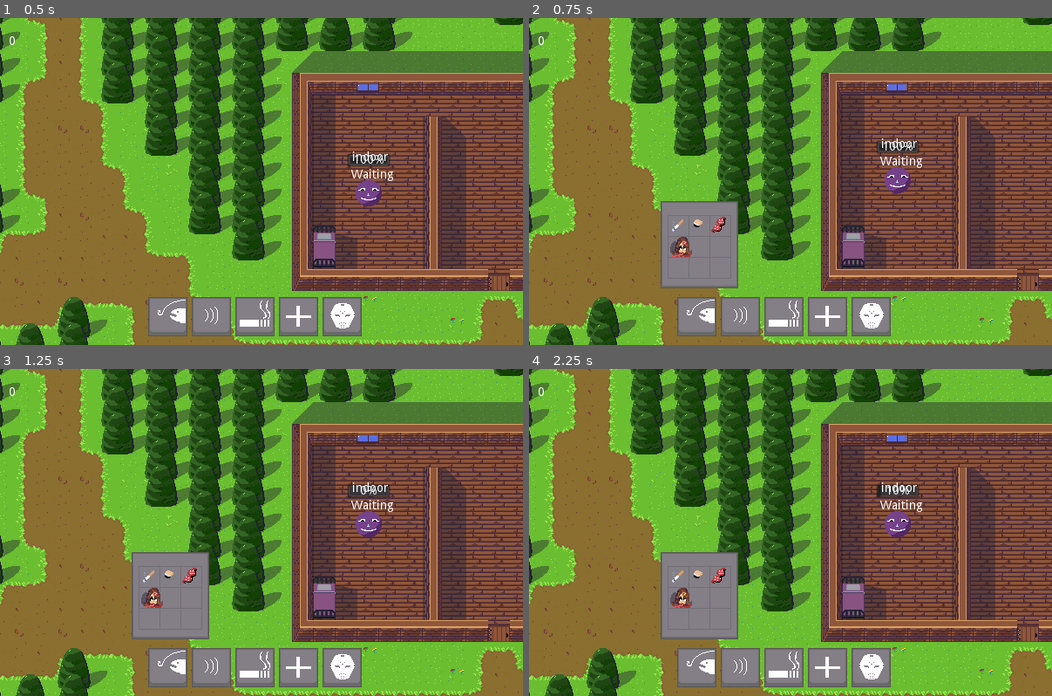
Above: before the commit, frames 1-4 (two rows, left to right).
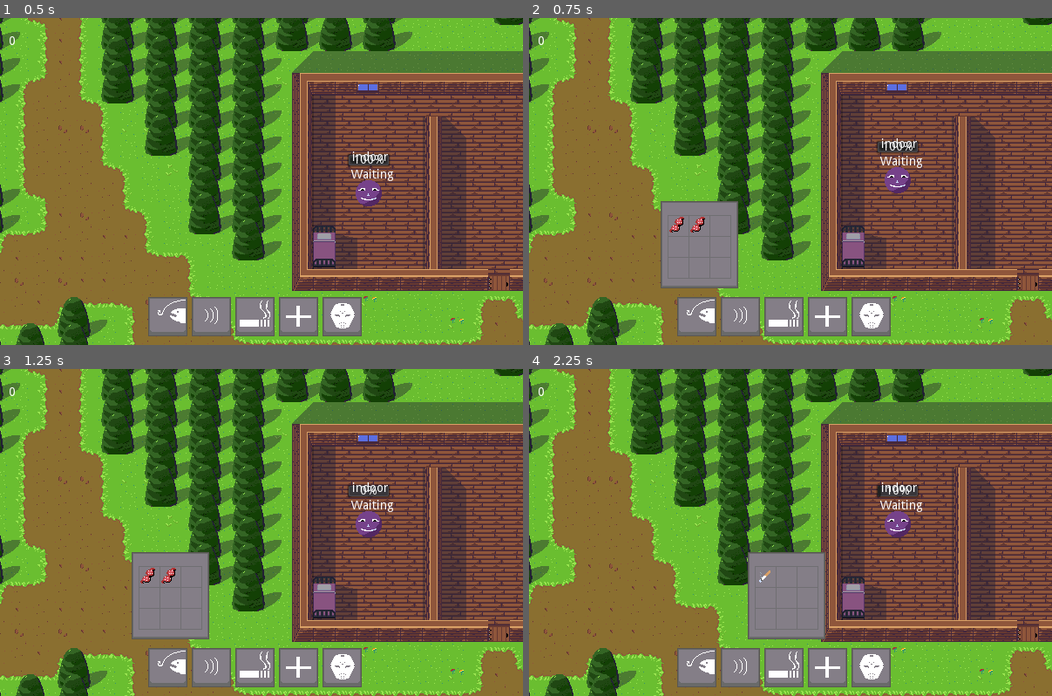
Above: after the commit, the same moments.

Repository: LucasCyka/The-Killer
Game: Godot game, scene res://scenes/prototype2.tscn
Same seed, same stepped clock (60 frames per second), same inputs: the game is played once before the commit and once after it. The engine's default icon, where the game draws it, is replaced by a stand-in: a white triangle on a blue panel in a dark square.
Inputs (mouse positions are in pixels of both pictures, inside the frame that each line leads up to):
- Up to frame 1 (0.5 s): no input
- Up to frame 2 (0.75 s): click (696, 315) at 0.5 s
- Up to frame 3 (1.25 s): no input
- Up to frame 4 (2.25 s): click (738, 666) at 1.25 s; click (785, 666) at 2 s

Frame 1 is identical in both runs. In frame 2, 0.4% of the frame differs, in the area x 26-38%, y 60-74%; in frame 3, 0.4%; in frame 4, 7.9%, in the area x 25-57%, y 56-83%.

Commit message:
UI changes
- Now the player can select more than one trap from the a list.

- Trap data is now loaded from .json file in Game.gd

Diff:
--- a/resources/json/traps.json
+++ b/resources/json/traps.json
@@ -1,11 +1,11 @@
 {"Traps":{
 
   "BUMP":{
-    "ID": [],
-    "Icon":[],
-	"Fear":[],
-	"Curiosity":[],
-    "Price": []
+    "ID": ["0"],
+    "Icon":["/knock1.png"],
+	"Fear":["2"],
+	"Curiosity":["20"],
+    "Price": ["4"]
   },
 
   "LURE":{
@@ -17,19 +17,19 @@
   },
 
   "MISC":{
-    "ID": [],
-    "Icon":[],
-	"Fear":[],
-	"Curiosity":[],
-    "Price": []
+    "ID": ["0"],
+    "Icon":["/misc1.png"],
+	"Fear":["100"],
+	"Curiosity":["0"],
+    "Price": ["10"]
   },
 
   "VICE":{
-    "ID": [],
-    "Icon":[],
-	"Fear":[],
-	"Curiosity":[],
-    "Price": []
+    "ID": ["0"],
+    "Icon":["/cigarette1.png"],
+	"Fear":["1"],
+	"Curiosity":["10"],
+    "Price": ["4"]
   }
 
 }}
--- a/resources/json/traps_by_level.json
+++ b/resources/json/traps_by_level.json
@@ -1,10 +1,10 @@
 {"Traps":{
 
 	"res://scenes/prototype2.tscn":{
-		"BUMP":[],
-		"LURE":["0"],
-		"MISC":[],
-		"VICE":[]
+		"BUMP":["0"],
+		"LURE":["0","0"],
+		"MISC":["0"],
+		"VICE":["0"]
 
 	},
 
--- a/scenes/GameUI.tscn
+++ b/scenes/GameUI.tscn
@@ -9,14 +9,10 @@
 [ext_resource path="res://sprites/gui/bumobtn_prototype.png" type="Texture" id=7]
 [ext_resource path="res://sprites/gui/vicebtn_prototype.png" type="Texture" id=8]
 [ext_resource path="res://sprites/gui/miscbtn_prototype.png" type="Texture" id=9]
-[ext_resource path="res://sprites/traps/cigarette1.png" type="Texture" id=10]
-[ext_resource path="res://sprites/traps/knock1.png" type="Texture" id=11]
-[ext_resource path="res://sprites/traps/lure1.png" type="Texture" id=12]
-[ext_resource path="res://sprites/traps/misc1.png" type="Texture" id=13]
-[ext_resource path="res://sprites/gui/traps_panel.png" type="Texture" id=14]
-[ext_resource path="res://scripts/MiscUI.gd" type="Script" id=15]
-[ext_resource path="res://sprites/gui/hunt_btn.png" type="Texture" id=16]
-[ext_resource path="res://scripts/InfoUI.gd" type="Script" id=17]
+[ext_resource path="res://sprites/gui/traps_panel.png" type="Texture" id=10]
+[ext_resource path="res://scripts/MiscUI.gd" type="Script" id=11]
+[ext_resource path="res://sprites/gui/hunt_btn.png" type="Texture" id=12]
+[ext_resource path="res://scripts/InfoUI.gd" type="Script" id=13]
 
 [node name="GameUI" type="Control"]
 anchor_right = 1.0
@@ -93,6 +89,7 @@
 script = ExtResource( 5 )
 
 [node name="TrapsPanel" type="Container" parent="Canvas/TrapsUI"]
+editor/display_folded = true
 margin_left = 170.147
 margin_top = 320.0
 margin_right = 415.148
@@ -122,7 +119,6 @@
 texture_normal = ExtResource( 9 )
 
 [node name="TrapsSelection" type="Control" parent="Canvas/TrapsUI"]
-editor/display_folded = true
 visible = false
 margin_right = 40.0
 margin_bottom = 40.0
@@ -136,28 +132,24 @@
 margin_top = 227.0
 margin_right = 183.0
 margin_bottom = 250.0
-texture_normal = ExtResource( 10 )
 
 [node name="Slot2" type="TextureButton" parent="Canvas/TrapsUI/TrapsSelection/GridSlots"]
 margin_left = 184.0
 margin_top = 227.0
 margin_right = 207.0
 margin_bottom = 250.0
-texture_normal = ExtResource( 11 )
 
 [node name="Slot3" type="TextureButton" parent="Canvas/TrapsUI/TrapsSelection/GridSlots"]
 margin_left = 208.0
 margin_top = 227.0
 margin_right = 231.0
 margin_bottom = 250.0
-texture_normal = ExtResource( 12 )
 
 [node name="Slot4" type="TextureButton" parent="Canvas/TrapsUI/TrapsSelection/GridSlots"]
 margin_left = 160.0
 margin_top = 251.0
 margin_right = 187.0
 margin_bottom = 274.0
-texture_normal = ExtResource( 13 )
 
 [node name="Slot5" type="TextureButton" parent="Canvas/TrapsUI/TrapsSelection/GridSlots"]
 margin_left = 184.0
--- a/scenes/prototype2.tscn
+++ b/scenes/prototype2.tscn
@@ -2,37 +2,37 @@
 
 [ext_resource path="res://scripts/Game.gd" type="Script" id=1]
 [ext_resource path="res://scenes/PlayerController.tscn" type="PackedScene" id=2]
-[ext_resource path="res://scenes/Teenager.tscn" type="PackedScene" id=3]
-[ext_resource path="res://resources/tilesets/routineAI.tres" type="TileSet" id=4]
-[ext_resource path="res://resources/tilesets/floor.tres" type="TileSet" id=5]
-[ext_resource path="res://resources/tilesets/trees1.tres" type="TileSet" id=6]
-[ext_resource path="res://resources/tilesets/wooden_buildings.tres" type="TileSet" id=7]
-[ext_resource path="res://sprites/tilesets/autotile1_water.png" type="Texture" id=8]
-[ext_resource path="res://resources/tilesets/floor_autotile.tres" type="TileSet" id=9]
-[ext_resource path="res://sprites/misc/shadow_tile.png" type="Texture" id=10]
-[ext_resource path="res://sprites/misc/shadow_tile2.png" type="Texture" id=11]
-[ext_resource path="res://sprites/prototype/misc/spawn_point.png" type="Texture" id=12]
-[ext_resource path="res://resources/tilesets/indoor_detection.tres" type="TileSet" id=13]
-[ext_resource path="res://scripts/IndoorDetection.gd" type="Script" id=14]
-[ext_resource path="res://sprites/misc/path_0.png" type="Texture" id=15]
-[ext_resource path="res://sprites/misc/path_1.png" type="Texture" id=16]
-[ext_resource path="res://sprites/misc/shadow.png" type="Texture" id=17]
-[ext_resource path="res://sprites/misc/shadow_interior.png" type="Texture" id=18]
-[ext_resource path="res://sprites/world_objects/female_bed_iteration1.png" type="Texture" id=19]
-[ext_resource path="res://sprites/world_objects/door.png" type="Texture" id=20]
-[ext_resource path="res://sprites/world_objects/pier_testing.png" type="Texture" id=21]
-[ext_resource path="res://sprites/prototype/characters/female_iteration1_side.png" type="Texture" id=22]
-[ext_resource path="res://sprites/world_objects/boat2.png" type="Texture" id=23]
-[ext_resource path="res://sprites/world_objects/boat3.png" type="Texture" id=24]
-[ext_resource path="res://sprites/world_objects/boat4.png" type="Texture" id=25]
-[ext_resource path="res://sprites/world_objects/boat5.png" type="Texture" id=26]
-[ext_resource path="res://sprites/world_objects/boat6.png" type="Texture" id=27]
-[ext_resource path="res://sprites/world_objects/boat.png" type="Texture" id=28]
-[ext_resource path="res://scenes/GameUI.tscn" type="PackedScene" id=29]
+[ext_resource path="res://scenes/GameUI.tscn" type="PackedScene" id=3]
+[ext_resource path="res://scenes/Teenager.tscn" type="PackedScene" id=4]
+[ext_resource path="res://resources/tilesets/routineAI.tres" type="TileSet" id=5]
+[ext_resource path="res://resources/tilesets/floor.tres" type="TileSet" id=6]
+[ext_resource path="res://resources/tilesets/trees1.tres" type="TileSet" id=7]
+[ext_resource path="res://resources/tilesets/wooden_buildings.tres" type="TileSet" id=8]
+[ext_resource path="res://sprites/tilesets/autotile1_water.png" type="Texture" id=9]
+[ext_resource path="res://resources/tilesets/floor_autotile.tres" type="TileSet" id=10]
+[ext_resource path="res://sprites/misc/shadow_tile.png" type="Texture" id=11]
+[ext_resource path="res://sprites/misc/shadow_tile2.png" type="Texture" id=12]
+[ext_resource path="res://sprites/prototype/misc/spawn_point.png" type="Texture" id=13]
+[ext_resource path="res://resources/tilesets/indoor_detection.tres" type="TileSet" id=14]
+[ext_resource path="res://scripts/IndoorDetection.gd" type="Script" id=15]
+[ext_resource path="res://sprites/misc/path_0.png" type="Texture" id=16]
+[ext_resource path="res://sprites/misc/path_1.png" type="Texture" id=17]
+[ext_resource path="res://sprites/misc/shadow.png" type="Texture" id=18]
+[ext_resource path="res://sprites/misc/shadow_interior.png" type="Texture" id=19]
+[ext_resource path="res://sprites/world_objects/female_bed_iteration1.png" type="Texture" id=20]
+[ext_resource path="res://sprites/world_objects/door.png" type="Texture" id=21]
+[ext_resource path="res://sprites/world_objects/pier_testing.png" type="Texture" id=22]
+[ext_resource path="res://sprites/prototype/characters/female_iteration1_side.png" type="Texture" id=23]
+[ext_resource path="res://sprites/world_objects/boat2.png" type="Texture" id=24]
+[ext_resource path="res://sprites/world_objects/boat3.png" type="Texture" id=25]
+[ext_resource path="res://sprites/world_objects/boat4.png" type="Texture" id=26]
+[ext_resource path="res://sprites/world_objects/boat5.png" type="Texture" id=27]
+[ext_resource path="res://sprites/world_objects/boat6.png" type="Texture" id=28]
+[ext_resource path="res://sprites/world_objects/boat.png" type="Texture" id=29]
 
 [sub_resource type="TileSet" id=1]
 0/name = "autotile1_water.png 0"
-0/texture = ExtResource( 8 )
+0/texture = ExtResource( 9 )
 0/tex_offset = Vector2( 0, 0 )
 0/modulate = Color( 1, 1, 1, 1 )
 0/region = Rect2( 0, 0, 225, 100 )
@@ -126,9 +126,12 @@
 
 [node name="PlayerController" parent="." instance=ExtResource( 2 )]
 
+[node name="GameUI" parent="." instance=ExtResource( 3 )]
+
 [node name="AI" type="YSort" parent="."]
-
-[node name="Teenager" parent="AI" instance=ExtResource( 3 )]
+editor/display_folded = true
+
+[node name="Teenager" parent="AI" instance=ExtResource( 4 )]
 editor/display_folded = true
 position = Vector2( 768.593, 241.677 )
 gender = 1
@@ -152,16 +155,17 @@
 [node name="Routine" type="TileMap" parent="AI/Teenager2/Routines"]
 visible = false
 z_index = 1
-tile_set = ExtResource( 4 )
+tile_set = ExtResource( 5 )
 cell_size = Vector2( 25, 25 )
 format = 1
 tile_data = PoolIntArray( -851902, 4, 0, -851901, 26, 0, -851900, 32, 0, -786366, 5, 0, -786365, 27, 0, -786364, 32, 0, 524327, 0, 0, 524328, 27, 0, 524329, 30, 0, 589863, 1, 0, 589864, 27, 0, 589865, 30, 0 )
 
 [node name="Tiles" type="Node" parent="."]
+editor/display_folded = true
 
 [node name="Floor" type="TileMap" parent="Tiles"]
 z_index = -2
-tile_set = ExtResource( 5 )
+tile_set = ExtResource( 6 )
 cell_size = Vector2( 25, 25 )
 cell_quadrant_size = 1
 cell_y_sort = true
@@ -248,69 +252,67 @@
 visible = false
 position = Vector2( 873.126, 200.078 )
 scale = Vector2( 2.31103, 1.80722 )
-texture = ExtResource( 17 )
+texture = ExtResource( 18 )
 flip_h = true
 
 [node name="Shadow2" type="Sprite" parent="WorldSprites"]
 visible = false
 position = Vector2( 948.935, -36.9515 )
 scale = Vector2( 2.31103, 1.50895 )
-texture = ExtResource( 17 )
+texture = ExtResource( 18 )
 flip_h = true
 
 [node name="Shadow3" type="Sprite" parent="WorldSprites"]
 visible = false
 position = Vector2( 611.149, 195.039 )
 scale = Vector2( 1.23358, 1.50895 )
-texture = ExtResource( 18 )
+texture = ExtResource( 19 )
 flip_h = true
 
 [node name="Shadow4" type="Sprite" parent="WorldSprites"]
 visible = false
 position = Vector2( 871.149, -44.961 )
 scale = Vector2( 1.23358, 1.50895 )
-texture = ExtResource( 18 )
+texture = ExtResource( 19 )
 flip_h = true
 
 [node name="Shadow5" type="Sprite" parent="WorldSprites"]
 visible = false
 position = Vector2( 710.905, -19.7342 )
 scale = Vector2( 1.23358, 0.96057 )
-texture = ExtResource( 18 )
+texture = ExtResource( 19 )
 flip_h = true
 
 [node name="Bed" type="Sprite" parent="WorldSprites"]
 position = Vector2( 731.401, 276.005 )
 z_index = -1
-texture = ExtResource( 19 )
+texture = ExtResource( 20 )
 
 [node name="Door" type="Sprite" parent="WorldSprites"]
 position = Vector2( 912.755, 315.864 )
 z_index = 2
-texture = ExtResource( 20 )
+texture = ExtResource( 21 )
 
 [node name="Door2" type="Sprite" parent="WorldSprites"]
 position = Vector2( 1089.06, 191.933 )
 scale = Vector2( 1.08658, 1 )
 z_index = 2
-texture = ExtResource( 20 )
+texture = ExtResource( 21 )
 
 [node name="Pier" type="Sprite" parent="WorldSprites"]
 position = Vector2( 894.745, 776.968 )
 z_index = 2
-texture = ExtResource( 21 )
+texture = ExtResource( 22 )
 
 [node name="Sprite2" type="Sprite" parent="WorldSprites"]
 visible = false
 position = Vector2( 830.588, 662.242 )
 z_index = 2
-texture = ExtResource( 22 )
+texture = ExtResource( 23 )
 
 [node name="Boat" type="AnimatedSprite" parent="WorldSprites"]
 position = Vector2( 799.806, 848.917 )
 z_index = 1
 frames = SubResource( 5 )
-frame = 3
+frame = 1
 playing = true
-
-[node name="GameUI" parent="." instance=ExtResource( 29 )]
--- a/scenes/traps/LureTrap.tscn
+++ b/scenes/traps/LureTrap.tscn
@@ -23,7 +23,7 @@
 "lure",
 ]]
 editor/display_folded = true
-z_index = 1
+z_index = 2
 frames = SubResource( 1 )
 animation = "0"
 
--- a/scripts/Game.gd
+++ b/scripts/Game.gd
@@ -1,9 +1,12 @@
 extends Node2D
 
 """
-	Control lots of the aspects about the gameplay.
+	Control several aspects of the gameplay.
 	Things like game over events, points distribution, world information etc...
 """
+
+#the game has been loaded
+signal loaded
 
 enum MODE {
 	PLANNING,
@@ -12,14 +15,22 @@
 }
 
 var current_mode = MODE.PLANNING setget set_current_mode, get_current_mode
+#traps on this level
+var traps_data = {}
 
 #user interface
 onready var ui = $GameUI
+#types of traps
+onready var trap_enum = preload("res://scripts/Traps.gd").TYPES
 
 #INITIALIZE
 func _ready():
 	#A* pathfinding
 	star.init($Tiles/Path,Vector2(25,25),false)
+	#loads traps information for this level
+	load_trap_info()
+
+	emit_signal("loaded")
 
 #return all the teenagers in the game
 func get_teenagers():
@@ -110,3 +121,66 @@
 #get current level path
 func get_level():
 	return self.filename
+
+#return the traps (for this level) of a given type
+func get_traps(type):
+	return traps_data[type]
+
+#loads data from all traps available in this level
+func load_trap_info():
+	var traps = {} #traps.json
+	var traps_in_level = {} #traps_by_level.json
+
+	#dictionary structury
+	traps_data = {
+	trap_enum.BUMP:{"ID":[],"Icon":[],"Fear":[],"Curiosity":[],"Price":[]},
+	trap_enum.LURE:{"ID":[],"Icon":[],"Fear":[],"Curiosity":[],"Price":[]},
+	trap_enum.MISC:{"ID":[],"Icon":[],"Fear":[],"Curiosity":[],"Price":[]},
+	trap_enum.VICE:{"ID":[],"Icon":[],"Fear":[],"Curiosity":[],"Price":[]}
+	}
+
+	#all traps
+	var file = File.new()
+	file.open("res://resources/json/traps.json",File.READ)
+	traps = file.get_as_text()
+	file.close()
+	traps = parse_json(traps)
+
+	#traps in this level
+	file.open("res://resources/json/traps_by_level.json",File.READ)
+	traps_in_level = file.get_as_text()
+	file.close()
+	traps_in_level = parse_json(traps_in_level)
+
+	#assign the traps for this level to the dictionary
+	for type in traps_in_level['Traps'][get_level()]:
+		if traps_in_level['Traps'][get_level()][type].size()>= 1:
+			for trap in traps_in_level['Traps'][get_level()][type]:
+
+				#trap data
+				var _type = type
+				var id = int(trap)
+				var icon = traps['Traps'][type]['Icon'][id]
+				var fear = int(traps['Traps'][type]['Fear'][id])
+				var curiosity = int(traps['Traps'][type]['Curiosity'][id])
+				var price = int(traps['Traps'][type]['Price'][id])
+
+				#change the trap type to an enum
+				match type:
+					"BUMP":
+							_type = trap_enum.BUMP
+					"LURE":
+							_type = trap_enum.LURE
+					"MISC":
+							_type = trap_enum.MISC
+					"VICE":
+							_type = trap_enum.VICE
+					_:
+							_type = trap_enum.NULL
+
+				#assign data
+				traps_data[_type]['ID'].append(id)
+				traps_data[_type]['Icon'].append(icon)
+				traps_data[_type]['Fear'].append(fear)
+				traps_data[_type]['Curiosity'].append(curiosity)
+				traps_data[_type]['Price'].append(price)
--- a/scripts/GameUI.gd
+++ b/scripts/GameUI.gd
@@ -15,14 +15,17 @@
 var info_ui = null
 var game = null
 
+#only initialize the UI when the game is fully loaded
+func _ready():
+	game = get_parent()
+	game.connect("loaded",self,"init")
+
 #instantiate and initialize ui elements
-func _ready():
+func init():
 	teenager_panel = get_node("Canvas/TeenagerInfo")
 	traps_ui = get_node("Canvas/TrapsUI")
 	misc_ui = get_node("Canvas/MiscUI")
 	info_ui = get_node("Canvas/InfoUI")
-
-	game = get_parent()
 
 	teenager_panel.init(self)
 	traps_ui.init(self)
@@ -56,6 +59,7 @@
 #return all the buttons used in the ui
 func get_buttons():
 	var buttons = traps_ui.get_child(0).get_children()
+	buttons = buttons + traps_ui.get_child(1).get_child(0).get_children()
 	buttons = buttons + misc_ui.get_child(0).get_children()
 
 	for element in buttons:
--- a/scripts/TrapsUI.gd
+++ b/scripts/TrapsUI.gd
@@ -8,10 +8,18 @@
 
 var base = null
 var is_ui_occupied = false setget set_is_ui_occupied
-var traps_data = {}
+var selection_page = 1
 
 #world nodes
 onready var selection_panel = $TrapsSelection
+#types of traps
+onready var trap_enum = preload("res://scripts/Traps.gd").TYPES
+
+#traps avaialbe in this level
+var bump = {}
+var lure = {}
+var misc = {}
+var vice = {}
 
 #constructor
 func init(base):
@@ -20,35 +28,54 @@
 	self.base.connect("element_mouse_hover",self,"set_is_ui_occupied",[true])
 	self.base.connect("element_mouse_exit",self,"set_is_ui_occupied",[false])
 
-	load_trap_info()
+	#loads trap data
+	bump = base.game.get_traps(trap_enum.BUMP)
+	lure = base.game.get_traps(trap_enum.LURE)
+	misc = base.game.get_traps(trap_enum.MISC)
+	vice = base.game.get_traps(trap_enum.VICE)
 
-#TODO: open a panel showing all the lure traps available for this level
+#close the selection panel
+func _input(event):
+	if Input.is_action_just_pressed("cancel_input"):
+		close_selection()
+	pass
+
+#open a panel showing all the lure traps available for this level
 func lure_btn():
-	selection_panel.show()
-	#only spawn the first lure trap for now...
-	#var lure = preload("res://scenes/traps/LureTrap.tscn").instance()
-	#lure.init(base.game,base.get_lure_tilemap(),lure,self)
-	#base.game.add_child(lure)
+	fill_grid(lure,trap_enum.LURE)
+	show_selection($TrapsPanel/LureBtn.get_rect().position)
 
-#TODO: open a panel showing all the misc traps available for this level
+#open a panel showing all the misc traps available for this level
 func misc_btn():
+	fill_grid(misc,trap_enum.MISC)
+	show_selection($TrapsPanel/MiscBtn.get_rect().position)
+	"""
 	#only spawn the first misc trap for now...
 	var misc = preload("res://scenes/traps/MiscTrap.tscn").instance()
 	misc.init(base.game,base.get_lure_tilemap(),misc,self)
 	base.game.add_child(misc)
+	"""
 
-#TODO: open a panel showing all the vice traps available for this level
+#open a panel showing all the vice traps available for this level
 func vice_btn():
+	fill_grid(vice,trap_enum.VICE)
+	show_selection($TrapsPanel/ViceBtn.get_rect().position)
+	"""
 	#only spawn the first misc trap for now...
 	var vice = preload("res://scenes/traps/ViceTrap.tscn").instance()
 	vice.init(base.game,base.get_lure_tilemap(),vice,self)
 	base.game.add_child(vice)
+	"""
 
-#TODO: open a panel showing all the bump traps available for this level
+#open a panel showing all the bump traps available for this level
 func bump_btn():
+	fill_grid(bump,trap_enum.BUMP)
+	show_selection($TrapsPanel/BumpBtn.get_rect().position)
+	"""
 	var bump = preload("res://scenes/traps/BumpTrap.tscn").instance()
 	bump.init(base.game,base.get_bump_tilemap(),bump,self)
 	base.game.add_child(bump)
+	"""
 
 #when the player is using the ui interface
 func set_is_ui_occupied(value):
@@ -61,14 +88,75 @@
 func _on_new_trap():
 	emit_signal("new_trap")
 
-#loads data from all traps available in this level
-func load_trap_info():
-	var traps = {} #traps.json
-	var traps_in_level = {} #traps_by_level.json
+#fill each button at the traps selections panel with a trap of a given type
+func fill_grid(data,type):
+	var buttons = selection_panel.get_node("GridSlots").get_children()
+	var row = 0
+	clear_buttons()
+	for trap in data['ID']:
+		if row > (selection_page * 9)-1:
+			#only fill the buttons till a certain amount
+			break
 
-	var file = File.new()
-	file.open("res://resources/json/traps.json",File.READ)
-	traps = file.get_as_text()
-	traps = parse_json(traps)
+		#trap data
+		var texture = load("res://sprites/traps/" + data['Icon'][trap])
+		var price = data['Price'][trap]
+		var fear = data['Fear'][trap]
+		var curiosity = data['Curiosity'][trap]
 
-	pass
+		#button's texture
+		buttons[row].texture_normal = texture
+
+		#signals
+		buttons[row].connect("pressed",self,"add_trap",[price,type,trap,fear,curiosity])
+
+		row += 1
+
+#check if the player has the points to 'buy' a given trap, if so, then
+#instantiate it.
+func add_trap(price,type,id,fear,curiosity):
+	#TODO: check the price before adding the trap
+	#TODO: pass all the parameters for the trap
+
+
+	match type:
+		trap_enum.BUMP:
+
+			var bump = preload("res://scenes/traps/BumpTrap.tscn").instance()
+			bump.init(base.game,base.get_bump_tilemap(),bump,self)
+			base.game.add_child(bump)
+
+		trap_enum.LURE:
+
+			var lure = preload("res://scenes/traps/LureTrap.tscn").instance()
+			lure.init(base.game,base.get_lure_tilemap(),lure,self)
+			base.game.add_child(lure)
+
+		trap_enum.MISC:
+
+			var misc = preload("res://scenes/traps/MiscTrap.tscn").instance()
+			misc.init(base.game,base.get_lure_tilemap(),misc,self)
+			base.game.add_child(misc)
+
+		trap_enum.VICE:
+			var vice = preload("res://scenes/traps/ViceTrap.tscn").instance()
+			vice.init(base.game,base.get_lure_tilemap(),vice,self)
+			base.game.add_child(vice)
+
+#enable the selection panel
+func show_selection(btn_pos):
+	$TrapsSelection.show()
+	$TrapsSelection.rect_position = Vector2(btn_pos.x,$TrapsSelection.rect_position.y)
+
+#disable the selection panel
+func close_selection():
+	$TrapsSelection.hide()
+	clear_buttons()
+
+#clear buttons/remove signals
+func clear_buttons():
+	var buttons = selection_panel.get_node("GridSlots").get_children()
+	for btn in buttons:
+		btn.texture_normal = null
+		if btn.is_connected("pressed",self,"add_trap"):
+			btn.disconnect("pressed",self,"add_trap")
Not shown: 3 places in scenes/GameUI.tscn that only renumber resources
Not shown: 11 places in scenes/prototype2.tscn that only renumber resources
